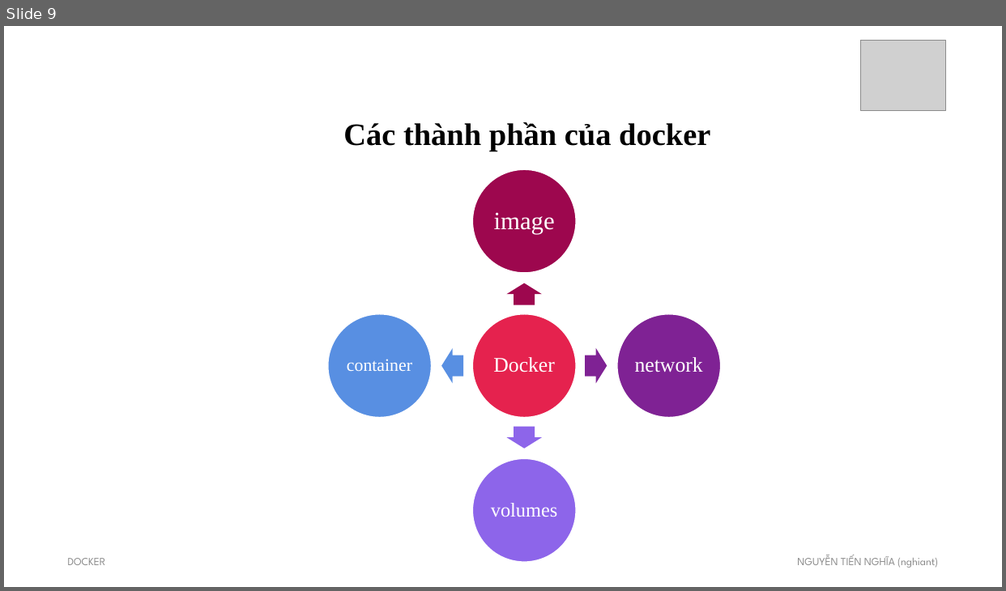
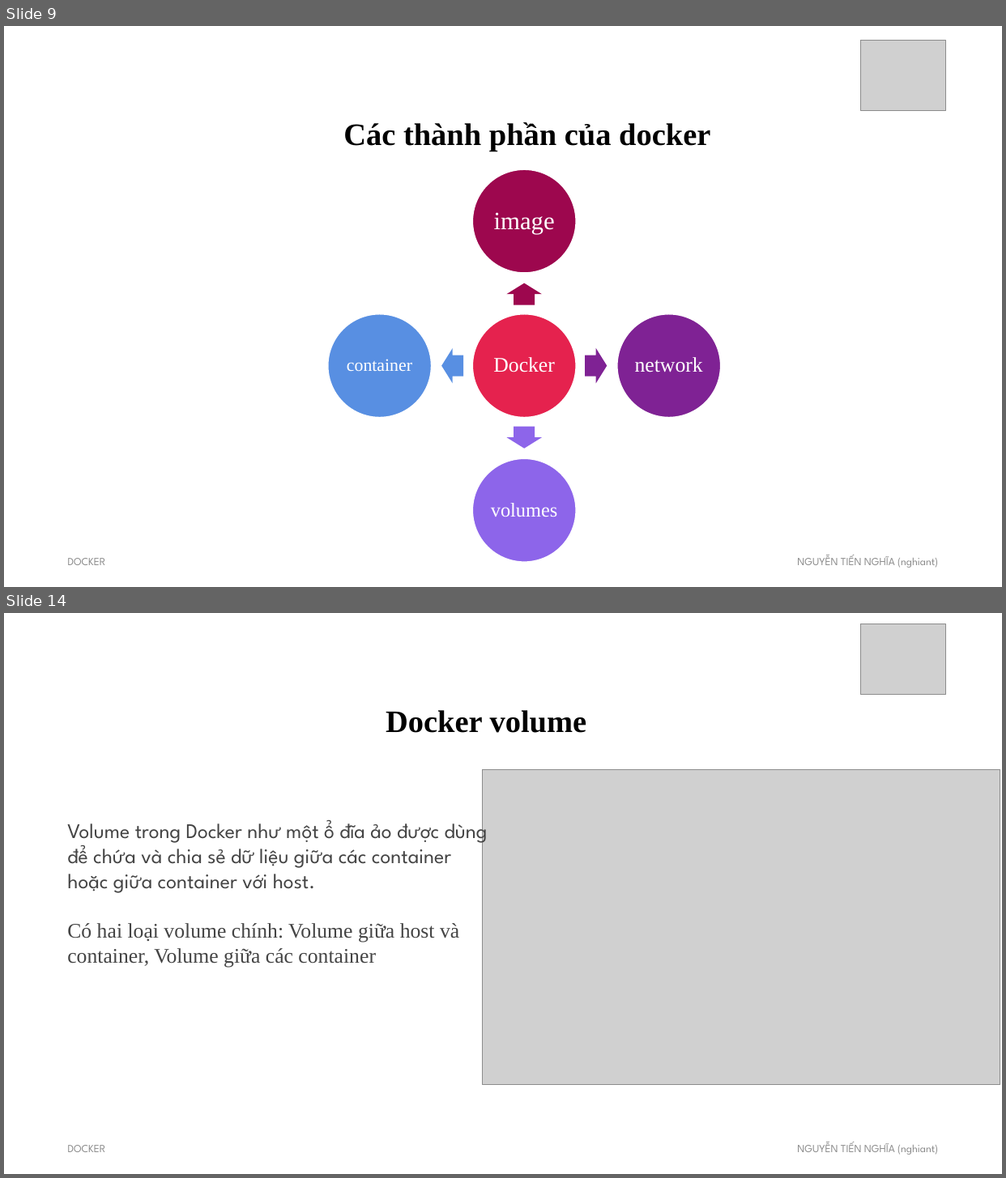
Before and after one commit to nghia-code1805/Devops, a slide deck: devops.pptx. Shown one above the other, each under a label of ours: slide 9 before the commit, slides 9 and 14 after it; the slides between them are not shown. The pictures are 1006x591 and 1006x1178 pixels, drawn with LibreOffice and Linux fonts; fonts in the diff are those of the drawing; grey boxes stand for pictures; background and template pictures are left out. Boxes give left, top, right and bottom in pixels: in the first picture for what was removed or moved away, otherwise in the second. Text is boxed around its words. In the diff, an @@ line names an element or a change of style, - is before the commit and + after.

```diff
--- a/devops.pptx
+++ b/devops.pptx
@@ slide 14 added at bbox=[4, 613, 1002, 1174], background #FFFFFF @@
@@ picture added at bbox=[861, 624, 947, 695] @@
@@ text added at bbox=[386, 710, 587, 733], 30 pt, text #000000, bold @@
+Docker volume
@@ picture added at bbox=[483, 770, 1000, 1085] @@
@@ text added at bbox=[67, 817, 488, 968], 20 pt, text #444444 @@
+Volume trong Docker như một ổ đĩa ảo được dùng để chứa và chia sẻ dữ liệu giữa các container hoặc giữa container với host.
+Có hai loại volume chính: Volume giữa host và container, Volume giữa các container
@@ text added at bbox=[68, 1145, 106, 1152], 10.5 pt, text #8C8C8C @@
+DOCKER
@@ text added at bbox=[797, 1142, 938, 1155], 10.5 pt, text #8C8C8C @@
+NGUYỄN TIẾN NGHĨA (nghiant)
```
Also in this commit, not shown: 1 slide changed, 4 other slides added, 7 other files.
